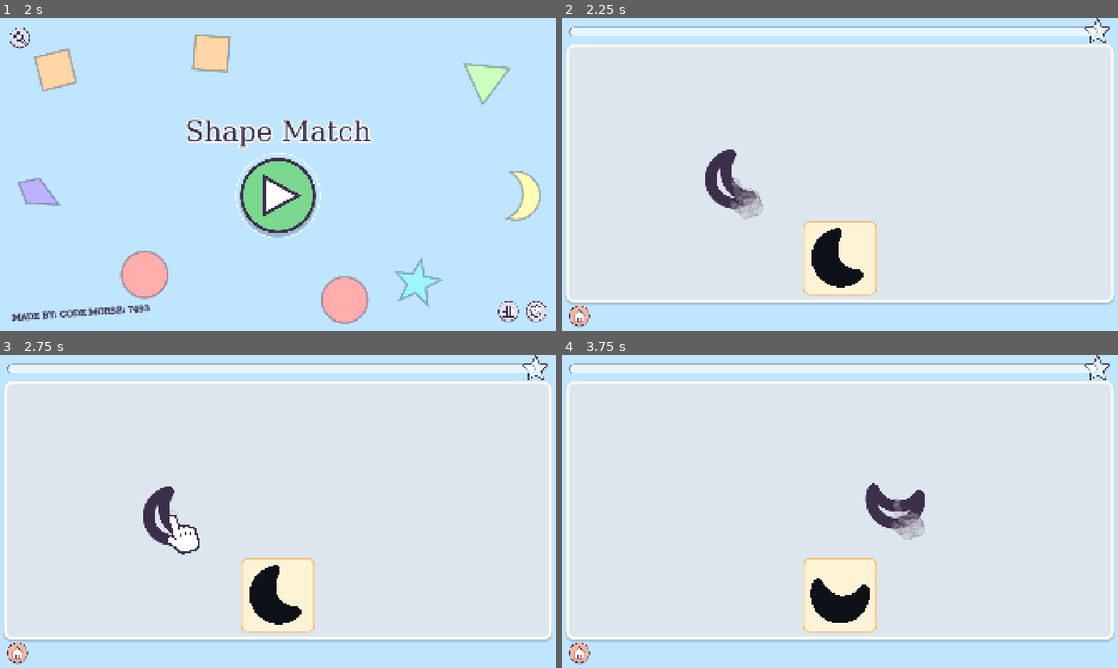
Above: before the commit, frames 1-4 (two rows, left to right).
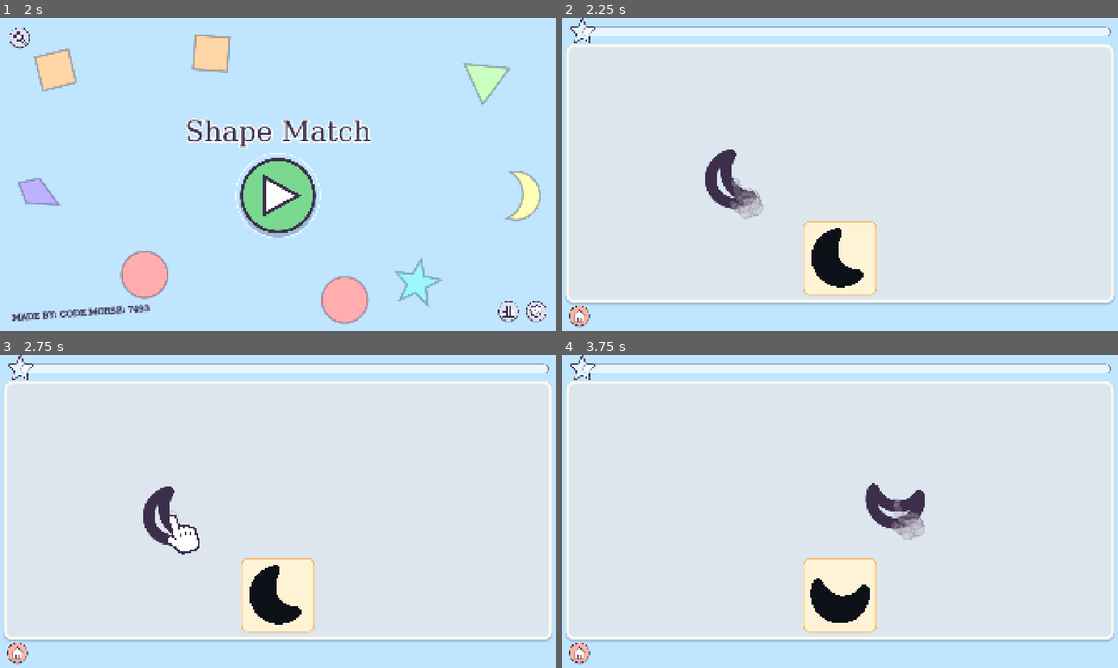
Above: after the commit, the same moments.

Repository: ooooonnnnn/Colorblind-Shape-Match
Game: Godot game, scene res://splash.tscn
The game is run twice, just before and just after one commit, with the same random seed, the same clock (stepped at 60 frames per second) and the same inputs.
Inputs (mouse positions are in pixels of both pictures, inside the frame that each line leads up to):
- Up to frame 1 (2 s): tap Enter (ui_accept) at 0.5, 0.77 s; move the mouse to (400, 158) at 0.52 s; click (400, 158) at 0.67 s; drag from (166, 190) to (250, 237) at 1.27 s
- Up to frame 2 (2.25 s): click (840, 196) at 2 s
- Up to frame 3 (2.75 s): no input
- Up to frame 4 (3.75 s): click (578, 652) at 2.75 s; click (840, 533) at 3.5 s

Frame 1 is identical in both runs. In frame 2, 0.3% of the frame differs, in the area x 1-99%, y 0-8%; in frame 3, 0.3%; in frame 4, 0.3%.

Commit message:
Flip the star meter, mark its steps and stream stars into it
The meter now fills from the right toward its star at the left end, with
a divider between the steps. Each placed piece sends a run of small
outlined stars bursting out of it and swooping up into the meter's next
step, which fills with a gleam and a sparkle as they arrive, about a third
of a second later.

Co-Authored-By: Claude Opus 5.5 <noreply@anthropic.com>

Diff:
--- a/scripts/effects.gd
+++ b/scripts/effects.gd
@@ -12,8 +12,11 @@
 const GLOW_BANDS := 24
 const FLIGHT := 0.65  # seconds for a cheering star to fly in from its start (see cheer)
 const SWING := 0.35   # how far the flight path bows out to the side, as a fraction of its length
-
-## Each: {pos, vel, spin, angle, size, color, life, age, star, falls}
+const STREAM_ARRIVE := 0.35  # seconds before the first streaming stars reach their target
+const STREAM_SPREAD := 0.15  # seconds over which the rest of them leave, so they arrive in a run
+
+## Each: {pos, vel, spin, angle, size, color, life, age, star, falls}, and for
+## streaming stars also {path: [start, control, end], delay}
 var _particles: Array[Dictionary] = []
 var _canvas := Node2D.new()
 var _star_node: Node2D
@@ -67,6 +70,24 @@
 	for eye in [-1, 1]:
 		canvas.draw_circle(center + Vector2(eye * side * 0.08, -side * 0.02), side * 0.03, Icons.INK)
 	canvas.draw_arc(center + Vector2(0, side * 0.04), side * 0.07, 0.2, PI - 0.2, 16, Icons.INK, side * 0.025, true)
+
+
+## A run of small stars popping out of from and swooping into to, picking up
+## speed as they go, as if pulled in. The first arrive after STREAM_ARRIVE
+## seconds and the last STREAM_SPREAD later. spread is about the size of what
+## they come out of.
+func stream_stars(from: Vector2, to: Vector2, spread: float, count := 20) -> void:
+	for i in count:
+		var start := from + Vector2.from_angle(randf() * TAU) * spread * randf_range(0.1, 0.5)
+		# Each first bursts outward a little, so the run fans out before it converges.
+		var control := start + Vector2.from_angle(randf() * TAU) * spread * randf_range(0.8, 1.6) + (to - start) * 0.3
+		var delay := STREAM_SPREAD * i / count
+		_particles.append({
+			"pos": start, "vel": Vector2.ZERO, "path": [start, control, to], "delay": delay,
+			"spin": randf_range(-10, 10), "angle": randf() * TAU,
+			"size": randf_range(12.0, 22.0), "color": [Color("ffd166"), Color("ffe08a"), Color.WHITE].pick_random(),
+			"life": delay + randf_range(STREAM_ARRIVE, STREAM_ARRIVE + 0.08), "age": 0.0, "star": true, "falls": false,
+		})
 
 
 ## A big star that springs into view at center. Given from, the spot of a
@@ -150,7 +171,12 @@
 		return
 	for p in _particles:
 		p.age += delta
-		if p.falls:
+		if p.has("path"):
+			var t := clampf((p.age - p.delay) / (p.life - p.delay), 0.0, 1.0)
+			t = t * t  # speeds up as it nears the target
+			var a: Vector2 = p.path[0].lerp(p.path[1], t)
+			p.pos = a.lerp(p.path[1].lerp(p.path[2], t), t)
+		elif p.falls:
 			p.vel.y += GRAVITY * delta
 			p.vel.x *= 1.0 - 1.5 * delta  # air drag, so pieces flutter rather than fly
 			p.vel.y = minf(p.vel.y, 260.0)
@@ -174,11 +200,22 @@
 				_canvas.draw_polyline(loop, Color(GLOW_COLOR, GLOW_STRENGTH * exp(-5.0 * f * f)), band * px + 0.5, true)
 	for p in _particles:
 		var fade := clampf((p.life - p.age) / 0.3, 0.0, 1.0)
+		var grow := 1.0
+		if p.has("path"):
+			# Streaming stars stay bright, popping in as they leave and shrinking as they land.
+			fade = 1.0
+			var t := clampf((p.age - p.delay) / (p.life - p.delay), 0.0, 1.0)
+			grow = minf(t * 6.0, 1.0) * lerpf(1.0, 0.5, t)
 		var color: Color = p.color
 		color.a = fade
-		_canvas.draw_set_transform(p.pos, p.angle, Vector2.ONE)
+		_canvas.draw_set_transform(p.pos, p.angle, Vector2.ONE * grow)
 		if p.star:
-			_canvas.draw_colored_polygon(Icons.star(p.size, p.size * 0.45), color)
+			var star := Icons.star(p.size, p.size * 0.45)
+			_canvas.draw_colored_polygon(star, color)
+			if p.has("path"):
+				# An outline, so they show up over the dots.
+				star.append(star[0])
+				_canvas.draw_polyline(star, Icons.INK, 2.0, true)
 		elif p.falls:
 			_canvas.draw_rect(Rect2(-p.size / 2, -p.size / 4, p.size, p.size / 2), color)
 		else:
--- a/scripts/main.gd
+++ b/scripts/main.gd
@@ -347,8 +347,8 @@
 		_tutorial_pending = false
 	var delay := 0.8
 	if cleared:
-		# The meter filling, the star's flight, its landing and a moment to enjoy it.
-		delay = StarBar.FILL_TIME + Effects.FLIGHT + 1.1
+		# The stars and meter filling, the star's flight, its landing and a moment to enjoy it.
+		delay = Effects.STREAM_ARRIVE + StarBar.FILL_TIME + Effects.FLIGHT + 1.1
 		_cheer()
 	else:
 		whoosh.play()
@@ -360,11 +360,11 @@
 	)
 
 
-## Once the meter has filled, its star flies off with a whoosh, swinging into
+## Once the stars have reached the meter and filled it, its star flies off with a whoosh, swinging into
 ## the middle of the board as it grows; confetti and the fanfare greet it there.
 ## Timers call methods, not lambdas, so leaving for the menu mid-cheer drops them.
 func _cheer() -> void:
-	get_tree().create_timer(StarBar.FILL_TIME).timeout.connect(_launch_star.bind(_level_id))
+	get_tree().create_timer(Effects.STREAM_ARRIVE + StarBar.FILL_TIME).timeout.connect(_launch_star.bind(_level_id))
 
 
 func _launch_star(id: int) -> void:
@@ -440,7 +440,7 @@
 	p.vanish_into(p.target_hole.norm_pos)
 	play_chime()
 	if _counts(p):
-		star_bar.add_one()
+		_send_stars(p)
 	# The hole pulses with a sparkle as the piece arrives.
 	var hole := p.target_hole
 	get_tree().create_timer(0.2).timeout.connect(func():
@@ -459,6 +459,16 @@
 		if not tutorial:
 			score += 1
 		end_level(true)
+
+
+## Stars stream from p up to the meter, which fills a step as they arrive, with
+## a sparkle where they land.
+func _send_stars(p: ShapeView) -> void:
+	var rect := p.get_global_rect()
+	var to := star_bar.next_spot()
+	effects.stream_stars(rect.get_center(), to, rect.size.x * 0.5)
+	star_bar.add_one(Effects.STREAM_ARRIVE)
+	get_tree().create_timer(Effects.STREAM_ARRIVE).timeout.connect(effects.burst.bind(to, 14.0))
 
 
 ## Whether placing p counts toward clearing the level: every piece but extra
--- a/scripts/star_bar.gd
+++ b/scripts/star_bar.gd
@@ -1,15 +1,17 @@
 class_name StarBar
 extends Control
-## How far the level has come, as a meter across the top that runs into a big
-## star at its end. Each placed piece fills it smoothly a step further; when it
-## is full the star lights up, ready for main.gd to send it flying (see
-## Effects.cheer) as the level is won.
+## How far the level has come, as a meter across the top split into a step per
+## piece, filling from the right toward a big star at its left end. Each placed
+## piece fills it smoothly a step further, once the stars streaming from the
+## piece arrive (see Effects.stream_stars); when it is full the star lights up,
+## ready for main.gd to send it flying (see Effects.cheer) as the level is won.
 
 const FILL := Color("ffd166")    # sunny yellow, as the timer bar
 const UNLIT := Color(1, 1, 1, 0.55)  # the star before the meter reaches it
+const DIVIDER := Color(0.231373, 0.184314, 0.290196, 0.45)  # Icons.INK, faded
 const TRACK := 0.5               # the meter's height, as a fraction of the bar's
 const STAR := 1.45               # the star's side, as a fraction of the bar's height
-const FILL_TIME := 0.4           # seconds for the meter to catch up after a placement
+const FILL_TIME := 0.3           # seconds for the meter to fill a step
 
 var total := 0:
 	set(v):
@@ -17,6 +19,7 @@
 		_done = 0
 		_shown = 0.0
 		_lit = 0.0
+		_flash = 0.0
 		_taken = false
 		if _tween:
 			_tween.kill()
@@ -30,6 +33,10 @@
 var _lit := 0.0:  # 0 unlit, 1 lit; overshoots a little as the star pops on
 	set(v):
 		_lit = v
+		queue_redraw()
+var _flash := 0.0:  # a white gleam over the step just filled, fading out
+	set(v):
+		_flash = v
 		queue_redraw()
 var _taken := false  # the star has flown off to cheer
 var _tween: Tween
@@ -46,15 +53,25 @@
 	_fill.set_corner_radius_all(99)
 
 
-## Eases the meter one piece further; the last one lights the star.
-func add_one() -> void:
+## Where on screen the next step to fill is, for stars to fly to.
+func next_spot() -> Vector2:
+	var track := _track()
+	var x := track.end.x - track.size.x * (_done + 0.5) / maxi(total, 1)
+	return get_global_transform() * Vector2(x, size.y / 2)
+
+
+## Fills the meter one step further after delay seconds, with a gleam over the
+## new step; the last one lights the star.
+func add_one(delay := 0.0) -> void:
 	if _done >= total:
 		return
 	_done += 1
 	if _tween:
 		_tween.kill()
 	_tween = create_tween()
+	_tween.tween_interval(delay)
 	_tween.tween_property(self, "_shown", float(_done) / total, FILL_TIME).set_trans(Tween.TRANS_CUBIC).set_ease(Tween.EASE_OUT)
+	_tween.parallel().tween_property(self, "_flash", 0.0, FILL_TIME * 2).from(0.8)
 	if _done == total:
 		_tween.tween_property(self, "_lit", 1.0, 0.25).set_trans(Tween.TRANS_BACK).set_ease(Tween.EASE_OUT)
 
@@ -62,7 +79,7 @@
 ## The star's center on screen and its side, where a flying star starts.
 func star_spot() -> Rect2:
 	var side := size.y * STAR
-	var center := get_global_transform() * Vector2(size.x - side / 2, size.y / 2)
+	var center := get_global_transform() * Vector2(side / 2, size.y / 2)
 	return Rect2(center - Vector2.ONE * side / 2, Vector2.ONE * side)
 
 
@@ -72,17 +89,33 @@
 	queue_redraw()
 
 
-func _draw() -> void:
+## The meter, which starts under the middle of the star, so filling it reaches the star.
+func _track() -> Rect2:
 	var side := size.y * STAR
 	var h := size.y * TRACK
-	# The meter ends under the middle of the star, so filling it reaches the star.
-	var track := Rect2(0, (size.y - h) / 2, size.x - side / 2, h)
+	return Rect2(side / 2, (size.y - h) / 2, size.x - side / 2, h)
+
+
+func _draw() -> void:
+	var track := _track()
+	var h := track.size.y
 	draw_style_box(_bg, track)
 	if _shown > 0:
 		var w := maxf(track.size.x * _shown, h)
-		draw_style_box(_fill, Rect2(track.position, Vector2(w, h)).grow(-2))
+		var fill := Rect2(track.end.x - w, track.position.y, w, h).grow(-2)
+		draw_style_box(_fill, fill)
+		if _flash > 0 and _done > 0:
+			# The gleam covers the newest step, as far as the fill has reached into it.
+			var step := track.size.x / total
+			var left := maxf(track.end.x - track.size.x * _shown, track.end.x - step * _done)
+			var gleam := Rect2(left, fill.position.y, track.end.x - step * (_done - 1) - left, fill.size.y)
+			draw_rect(gleam.intersection(fill), Color(1, 1, 1, _flash * 0.6))
+	for i in range(1, total):
+		var x := track.end.x - track.size.x * i / total
+		draw_line(Vector2(x, track.position.y + 3), Vector2(x, track.end.y - 3), DIVIDER, 2.0)
 	if _taken:
 		return
-	var center := Vector2(size.x - side / 2, size.y / 2)
+	var side := size.y * STAR
+	var center := Vector2(side / 2, size.y / 2)
 	var pop := 1.0 + 0.15 * sin(clampf(_lit, 0, 1) * PI)  # swells as it lights, then settles
 	Effects.draw_star(self, center, side * pop, UNLIT.lerp(FILL, clampf(_lit, 0, 1)), _lit >= 1)
